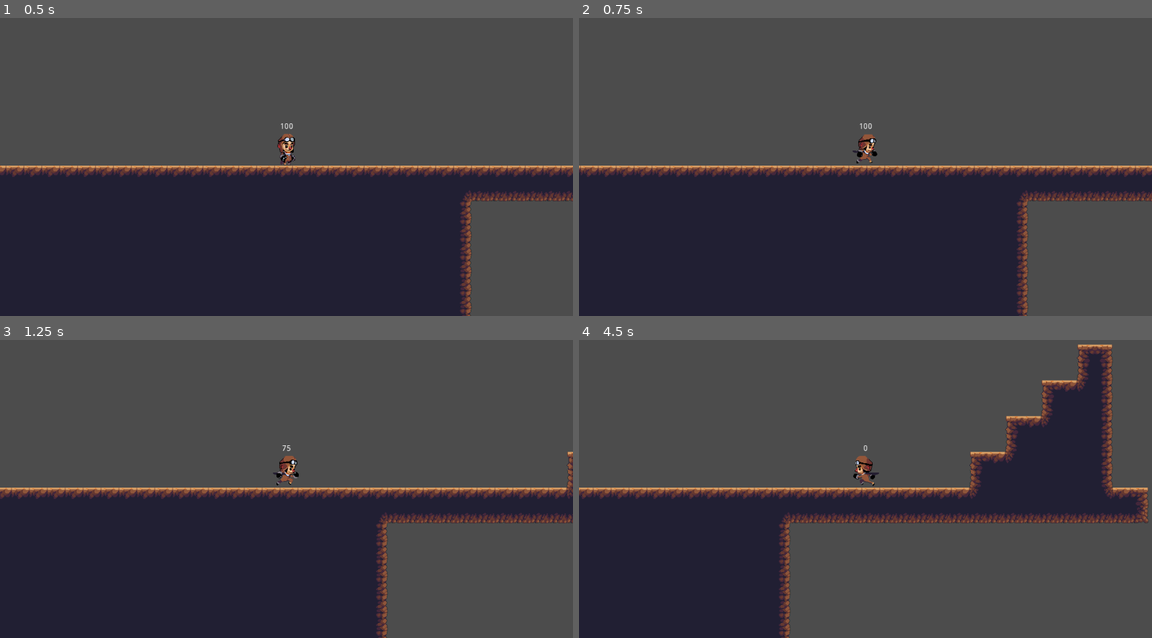
Above: before the commit, frames 1-4 (two rows, left to right).
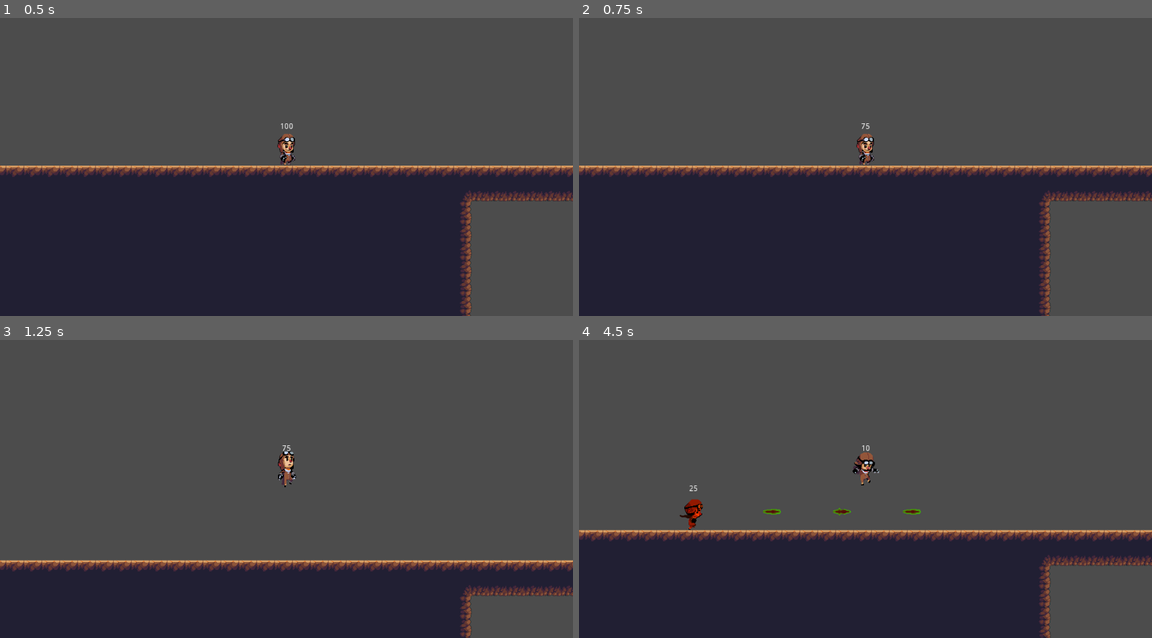
Above: after the commit, the same moments.

Repository: MiloTranseunte/Fantastica
Game: Godot game, scene res://WorldsScenes/1_RockyWorld/RockyWorld.tscn
Two runs of this game, one before a commit and one after it. Both use one fixed random seed, a clock stepped at 60 frames per second and the inputs below. The engine's default icon, where the game draws it, is replaced by a stand-in: a white triangle on a blue panel in a dark square.
Inputs:
- Up to frame 1 (0.5 s): no input
- Up to frame 2 (0.75 s): tap Enter at 0.5 s; hold Right (ui_right) from 0.53 s (still down); tap O (takeDamage, bound only after the commit) at 0.6 s
- Up to frame 3 (1.25 s): keep holding Right (ui_right); tap W (Jump, bound only after the commit) at 0.77, 1.07 s; tap I (takeDamage, bound only before the commit) at 0.8 s
- Up to frame 4 (4.5 s): tap I (takeDamage, bound only before the commit) at 1.35, 3.8, 4.35 s; tap W (Jump, bound only after the commit) at 1.52, 1.82, 2.3, 2.85, 3.02, 3.32, 3.77, 4.07 s; tap J (shoot, bound only after the commit) at 1.55 s; release Right (ui_right) at 2.03 s; hold Left (ui_left) 2.03-2.78 s; hold J (shoot, bound only after the commit) 2.03-2.78 s; hold Right (ui_right) 2.78-4.28 s; tap O (takeDamage, bound only after the commit) at 3.05, 3.6 s; hold Left (ui_left) from 4.28 s (still down)

Frame 1 is identical in both runs. In frame 2, 4.3% of the frame differs, in the area x 0-100%, y 35-100%; in frame 3, 29%; in frame 4, 40%, in the area x 0-100%, y 1-100%.

Commit message:
Animación y yield en touchDamage
Nueva animación y delay en el touchDamage

Diff:
--- a/Entities/Enemies/Evilclone/EvilClone.tscn
+++ b/Entities/Enemies/Evilclone/EvilClone.tscn
@@ -10,6 +10,7 @@
 [ext_resource path="res://Entities/Player/PlayerSprites/Run7.png" type="Texture" id=8]
 [ext_resource path="res://Entities/Enemies/Evilclone/areaDetection.gd" type="Script" id=9]
 [ext_resource path="res://Entities/Enemies/Evilclone/health.gd" type="Script" id=10]
+[ext_resource path="res://Entities/Enemies/Evilclone/touchingArea.gd" type="Script" id=11]
 
 [sub_resource type="SpriteFrames" id=1]
 animations = [ {
@@ -77,6 +78,7 @@
 align = 1
 
 [node name="touchingArea" type="Area2D" parent="."]
+script = ExtResource( 11 )
 
 [node name="CollisionShape2D" type="CollisionShape2D" parent="touchingArea"]
 position = Vector2( 0, 4 )
@@ -84,4 +86,3 @@
 
 [connection signal="timeout" from="Timer" to="." method="_on_Timer_timeout"]
 [connection signal="timeout" from="shootingDelay" to="." method="_on_shootingDelay_timeout"]
-[connection signal="body_entered" from="touchingArea" to="." method="_on_touchingArea_body_entered"]
--- /dev/null
+++ b/Entities/Enemies/Evilclone/touchingArea.gd
@@ -0,0 +1,20 @@
+extends Area2D
+
+const hitPoint = 10
+
+var bodies
+var can_damage = true
+
+
+func delayDamage(body):
+	body.takeDamage(hitPoint)
+	yield(get_tree().create_timer(0.5), "timeout")
+	can_damage = true
+
+func _physics_process(delta):
+	bodies = get_overlapping_bodies()
+	for body in bodies:
+		if body.name == "Player" && can_damage == true:
+			can_damage = false
+			delayDamage(body)
+	pass
--- a/Entities/Player/Player.gd
+++ b/Entities/Player/Player.gd
@@ -43,13 +43,13 @@
 
 
 	if is_dead == false:
-		if Input.is_action_pressed("ui_right"):
+		if Input.is_action_pressed("goRight"):
 			motion.x = min(motion.x + ACCELERATION, MAX_SPEED)
 			$Sprite.flip_h = false
 			$Sprite.play("Run")
 			if sign($Position2D.position.x) == -1:
 				$Position2D.position.x *= -1
-		elif Input.is_action_pressed("ui_left"):
+		elif Input.is_action_pressed("goLeft"):
 			motion.x = max(motion.x - ACCELERATION, -MAX_SPEED)
 			$Sprite.flip_h = true
 			$Sprite.play("Run")
@@ -60,7 +60,7 @@
 			air_friction = true
 
 		if is_on_floor():
-			if Input.is_action_pressed("ui_up"):
+			if Input.is_action_pressed("Jump"):
 				motion.y = JUMP_HEIGHT
 			if air_friction == true:
 				motion.x = lerp(motion.x, 0, .2)
@@ -74,7 +74,7 @@
 			if air_friction == true:
 				motion.x = lerp(motion.x, 0, .2)
 
-		if Input.is_action_just_pressed("ui_down"):
+		if Input.is_action_pressed("shoot"):
 			var bullet = BULLET.instance()
 			shoot(bullet, bullet_pos)
 
--- a/Entities/Player/Player.tscn
+++ b/Entities/Player/Player.tscn
@@ -8,10 +8,10 @@
 [ext_resource path="res://Entities/Player/PlayerSprites/Run3.png" type="Texture" id=6]
 [ext_resource path="res://Entities/Player/PlayerSprites/Run4.png" type="Texture" id=7]
 [ext_resource path="res://Entities/Player/PlayerSprites/Run7.png" type="Texture" id=8]
-[ext_resource path="res://Entities/Player/PlayerSprites/Jump0.png" type="Texture" id=9]
-[ext_resource path="res://Entities/Player/PlayerSprites/Jump1.png" type="Texture" id=10]
-[ext_resource path="res://Entities/Player/PlayerSprites/Jump3.png" type="Texture" id=11]
-[ext_resource path="res://Entities/Player/PlayerSprites/Jump4.png" type="Texture" id=12]
+[ext_resource path="res://Entities/Player/PlayerSprites/Jump3.png" type="Texture" id=9]
+[ext_resource path="res://Entities/Player/PlayerSprites/Jump4.png" type="Texture" id=10]
+[ext_resource path="res://Entities/Player/PlayerSprites/Jump0.png" type="Texture" id=11]
+[ext_resource path="res://Entities/Player/PlayerSprites/Jump1.png" type="Texture" id=12]
 [ext_resource path="res://Entities/Player/health.gd" type="Script" id=13]
 
 [sub_resource type="SpriteFrames" id=1]
@@ -28,13 +28,13 @@
 }, {
 "frames": [ ExtResource( 9 ), ExtResource( 10 ) ],
 "loop": true,
-"name": "Jump",
-"speed": 3.0
+"name": "Fall",
+"speed": 5.0
 }, {
 "frames": [ ExtResource( 11 ), ExtResource( 12 ) ],
 "loop": true,
-"name": "Fall",
-"speed": 5.0
+"name": "Jump",
+"speed": 3.0
 } ]
 
 [sub_resource type="CapsuleShape2D" id=2]
--- a/Powers/enemyPowers/Fireball/enemyFireball.gd
+++ b/Powers/enemyPowers/Fireball/enemyFireball.gd
@@ -16,6 +16,7 @@
 
 func _physics_process(delta):
 	velocity.x = SPEED * delta * direction
+	$Sprite.play("fireball")
 
 	if direction == 1:
 		$Sprite.flip_h = false
--- a/Powers/enemyPowers/Fireball/enemyFireball.tscn
+++ b/Powers/enemyPowers/Fireball/enemyFireball.tscn
@@ -1,9 +1,28 @@
-[gd_scene load_steps=4 format=2]
+[gd_scene load_steps=16 format=2]
 
 [ext_resource path="res://Powers/enemyPowers/Fireball/enemyFireball.gd" type="Script" id=1]
-[ext_resource path="res://Powers/enemyPowers/Fireball/enemyFireball.png" type="Texture" id=2]
+[ext_resource path="res://Powers/enemyPowers/Fireball/FireballAnimation/Fireball_00.png" type="Texture" id=2]
+[ext_resource path="res://Powers/enemyPowers/Fireball/FireballAnimation/Fireball_01.png" type="Texture" id=3]
+[ext_resource path="res://Powers/enemyPowers/Fireball/FireballAnimation/Fireball_02.png" type="Texture" id=4]
+[ext_resource path="res://Powers/enemyPowers/Fireball/FireballAnimation/Fireball_03.png" type="Texture" id=5]
+[ext_resource path="res://Powers/enemyPowers/Fireball/FireballAnimation/Fireball_04.png" type="Texture" id=6]
+[ext_resource path="res://Powers/enemyPowers/Fireball/FireballAnimation/Fireball_05.png" type="Texture" id=7]
+[ext_resource path="res://Powers/enemyPowers/Fireball/FireballAnimation/Fireball_06.png" type="Texture" id=8]
+[ext_resource path="res://Powers/enemyPowers/Fireball/FireballAnimation/Fireball_07.png" type="Texture" id=9]
+[ext_resource path="res://Powers/enemyPowers/Fireball/FireballAnimation/Fireball_08.png" type="Texture" id=10]
+[ext_resource path="res://Powers/enemyPowers/Fireball/FireballAnimation/Fireball_09.png" type="Texture" id=11]
+[ext_resource path="res://Powers/enemyPowers/Fireball/FireballAnimation/Fireball_10.png" type="Texture" id=12]
+[ext_resource path="res://Powers/enemyPowers/Fireball/FireballAnimation/Fireball_11.png" type="Texture" id=13]
 
-[sub_resource type="CapsuleShape2D" id=1]
+[sub_resource type="SpriteFrames" id=1]
+animations = [ {
+"frames": [ ExtResource( 2 ), ExtResource( 3 ), ExtResource( 4 ), ExtResource( 5 ), ExtResource( 6 ), ExtResource( 7 ), ExtResource( 8 ), ExtResource( 9 ), ExtResource( 10 ), ExtResource( 11 ), ExtResource( 12 ), ExtResource( 13 ) ],
+"loop": true,
+"name": "fireball",
+"speed": 12.0
+} ]
+
+[sub_resource type="CapsuleShape2D" id=2]
 radius = 6.0
 
 [node name="Bullet_enemy" type="Area2D"]
@@ -11,11 +30,14 @@
 collision_mask = 5
 script = ExtResource( 1 )
 
-[node name="Sprite" type="Sprite" parent="."]
-modulate = Color( 1, 0.282353, 0, 1 )
-texture = ExtResource( 2 )
+[node name="Sprite" type="AnimatedSprite" parent="."]
+modulate = Color( 0.350952, 0.71875, 0.503243, 1 )
+frames = SubResource( 1 )
+animation = "fireball"
+frame = 9
 
 [node name="CollisionShape2D" type="CollisionShape2D" parent="."]
 rotation = 1.5708
-shape = SubResource( 1 )
+shape = SubResource( 2 )
+
 [connection signal="body_entered" from="." to="." method="_on_Bullet_enemy_body_entered"]
--- a/Powers/playerPowers/Fireball/Fireball.gd
+++ b/Powers/playerPowers/Fireball/Fireball.gd
@@ -2,7 +2,7 @@
 
 #Bullet of the Player
 
-const SPEED = 750
+const SPEED = 550
 var velocity = Vector2()
 var direction = 1
 
@@ -18,6 +18,7 @@
 
 func _physics_process(delta):
 	velocity.x = SPEED * delta * direction
+	$Sprite.play("fireball")
 
 	if direction == 1:
 		$Sprite.flip_h = false
--- a/Powers/playerPowers/Fireball/Fireball.tscn
+++ b/Powers/playerPowers/Fireball/Fireball.tscn
@@ -1,9 +1,28 @@
-[gd_scene load_steps=4 format=2]
+[gd_scene load_steps=16 format=2]
 
 [ext_resource path="res://Powers/playerPowers/Fireball/Fireball.gd" type="Script" id=1]
-[ext_resource path="res://Powers/playerPowers/Fireball/Bullet.png" type="Texture" id=2]
+[ext_resource path="res://Powers/playerPowers/Fireball/FireballAnimation/Fireball_00.png" type="Texture" id=2]
+[ext_resource path="res://Powers/playerPowers/Fireball/FireballAnimation/Fireball_01.png" type="Texture" id=3]
+[ext_resource path="res://Powers/playerPowers/Fireball/FireballAnimation/Fireball_02.png" type="Texture" id=4]
+[ext_resource path="res://Powers/playerPowers/Fireball/FireballAnimation/Fireball_03.png" type="Texture" id=5]
+[ext_resource path="res://Powers/playerPowers/Fireball/FireballAnimation/Fireball_04.png" type="Texture" id=6]
+[ext_resource path="res://Powers/playerPowers/Fireball/FireballAnimation/Fireball_05.png" type="Texture" id=7]
+[ext_resource path="res://Powers/playerPowers/Fireball/FireballAnimation/Fireball_06.png" type="Texture" id=8]
+[ext_resource path="res://Powers/playerPowers/Fireball/FireballAnimation/Fireball_07.png" type="Texture" id=9]
+[ext_resource path="res://Powers/playerPowers/Fireball/FireballAnimation/Fireball_08.png" type="Texture" id=10]
+[ext_resource path="res://Powers/playerPowers/Fireball/FireballAnimation/Fireball_09.png" type="Texture" id=11]
+[ext_resource path="res://Powers/playerPowers/Fireball/FireballAnimation/Fireball_10.png" type="Texture" id=12]
+[ext_resource path="res://Powers/playerPowers/Fireball/FireballAnimation/Fireball_11.png" type="Texture" id=13]
 
-[sub_resource type="CapsuleShape2D" id=1]
+[sub_resource type="SpriteFrames" id=1]
+animations = [ {
+"frames": [ ExtResource( 2 ), ExtResource( 3 ), ExtResource( 4 ), ExtResource( 5 ), ExtResource( 6 ), ExtResource( 7 ), ExtResource( 8 ), ExtResource( 9 ), ExtResource( 10 ), ExtResource( 11 ), ExtResource( 12 ), ExtResource( 13 ) ],
+"loop": true,
+"name": "fireball",
+"speed": 12.0
+} ]
+
+[sub_resource type="CapsuleShape2D" id=2]
 radius = 6.0
 
 [node name="Bullet" type="Area2D"]
@@ -11,13 +30,16 @@
 collision_mask = 38
 script = ExtResource( 1 )
 
-[node name="Sprite" type="Sprite" parent="."]
-texture = ExtResource( 2 )
+[node name="Sprite" type="AnimatedSprite" parent="."]
+frames = SubResource( 1 )
+animation = "fireball"
+frame = 10
 
 [node name="CollisionShape2D" type="CollisionShape2D" parent="."]
 rotation = 1.5708
-shape = SubResource( 1 )
+shape = SubResource( 2 )
 
 [node name="VisibilityNotifier2D" type="VisibilityNotifier2D" parent="."]
 scale = Vector2( 1.5, 0.5 )
+
 [connection signal="body_entered" from="." to="." method="_on_Bullet_body_entered"]
--- a/project.godot
+++ b/project.godot
@@ -23,12 +23,32 @@
 
 reset_world={
 "deadzone": 0.5,
-"events": [ Object(InputEventKey,"resource_local_to_scene":false,"resource_name":"","device":0,"alt":false,"shift":false,"control":false,"meta":false,"command":false,"pressed":false,"scancode":75,"unicode":0,"echo":false,"script":null)
+"events": [ Object(InputEventKey,"resource_local_to_scene":false,"resource_name":"","device":0,"alt":false,"shift":false,"control":false,"meta":false,"command":false,"pressed":false,"scancode":80,"unicode":0,"echo":false,"script":null)
  ]
 }
 takeDamage={
 "deadzone": 0.5,
-"events": [ Object(InputEventKey,"resource_local_to_scene":false,"resource_name":"","device":0,"alt":false,"shift":false,"control":false,"meta":false,"command":false,"pressed":false,"scancode":73,"unicode":0,"echo":false,"script":null)
+"events": [ Object(InputEventKey,"resource_local_to_scene":false,"resource_name":"","device":0,"alt":false,"shift":false,"control":false,"meta":false,"command":false,"pressed":false,"scancode":79,"unicode":0,"echo":false,"script":null)
+ ]
+}
+goLeft={
+"deadzone": 0.5,
+"events": [ Object(InputEventKey,"resource_local_to_scene":false,"resource_name":"","device":0,"alt":false,"shift":false,"control":false,"meta":false,"command":false,"pressed":false,"scancode":65,"unicode":0,"echo":false,"script":null)
+ ]
+}
+goRight={
+"deadzone": 0.5,
+"events": [ Object(InputEventKey,"resource_local_to_scene":false,"resource_name":"","device":0,"alt":false,"shift":false,"control":false,"meta":false,"command":false,"pressed":false,"scancode":68,"unicode":0,"echo":false,"script":null)
+ ]
+}
+Jump={
+"deadzone": 0.5,
+"events": [ Object(InputEventKey,"resource_local_to_scene":false,"resource_name":"","device":0,"alt":false,"shift":false,"control":false,"meta":false,"command":false,"pressed":false,"scancode":87,"unicode":0,"echo":false,"script":null)
+ ]
+}
+shoot={
+"deadzone": 0.5,
+"events": [ Object(InputEventKey,"resource_local_to_scene":false,"resource_name":"","device":0,"alt":false,"shift":false,"control":false,"meta":false,"command":false,"pressed":false,"scancode":74,"unicode":0,"echo":false,"script":null)
  ]
 }
 
Not shown: 1 places in Entities/Enemies/Evilclone/EvilClone.tscn that only renumber resources
Binary file added: Powers/enemyPowers/Fireball/FireballAnimation/Fireball_00.png
Not shown, added: Powers/enemyPowers/Fireball/FireballAnimation/Fireball_00.png.import
Binary file added: Powers/enemyPowers/Fireball/FireballAnimation/Fireball_01.png
Not shown, added: Powers/enemyPowers/Fireball/FireballAnimation/Fireball_01.png.import
Binary file added: Powers/enemyPowers/Fireball/FireballAnimation/Fireball_02.png
Not shown, added: Powers/enemyPowers/Fireball/FireballAnimation/Fireball_02.png.import
Binary file added: Powers/enemyPowers/Fireball/FireballAnimation/Fireball_03.png
Not shown, added: Powers/enemyPowers/Fireball/FireballAnimation/Fireball_03.png.import
Binary file added: Powers/enemyPowers/Fireball/FireballAnimation/Fireball_04.png
Not shown, added: Powers/enemyPowers/Fireball/FireballAnimation/Fireball_04.png.import
Binary file added: Powers/enemyPowers/Fireball/FireballAnimation/Fireball_05.png
(and 42 more such lines)
